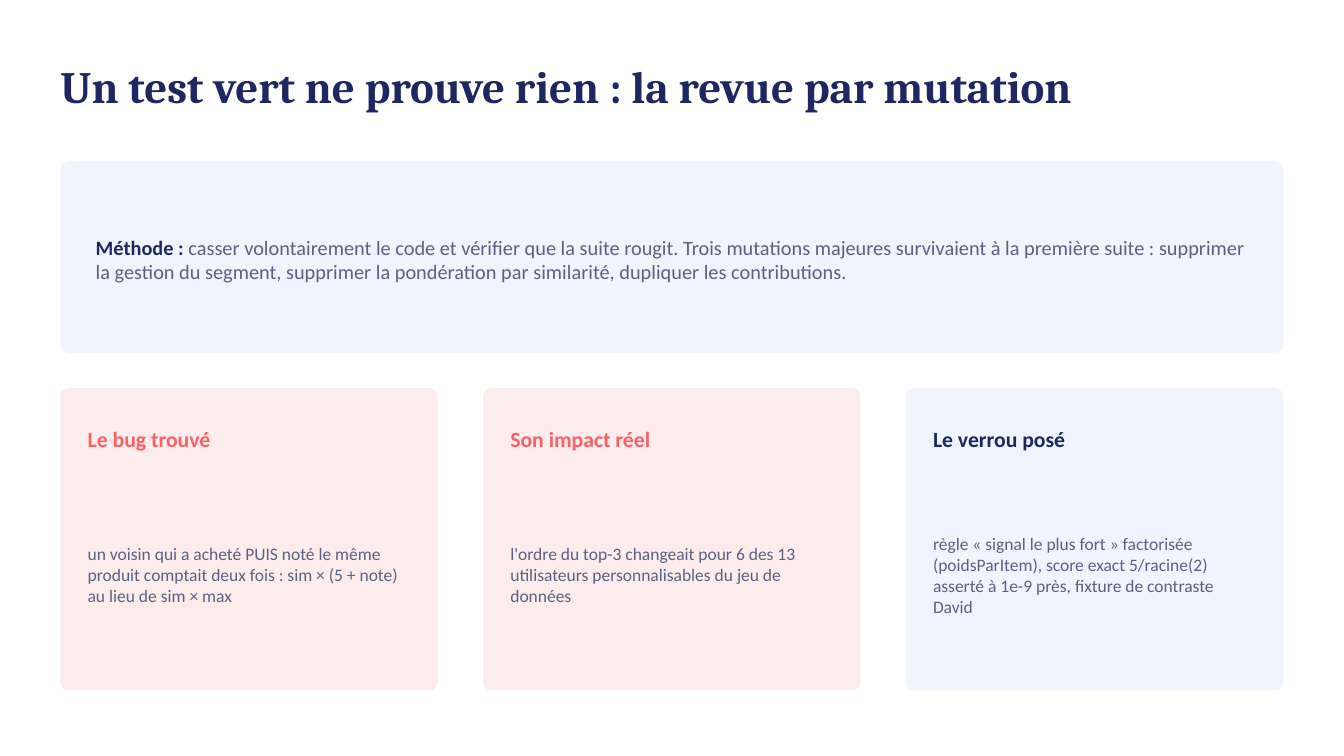
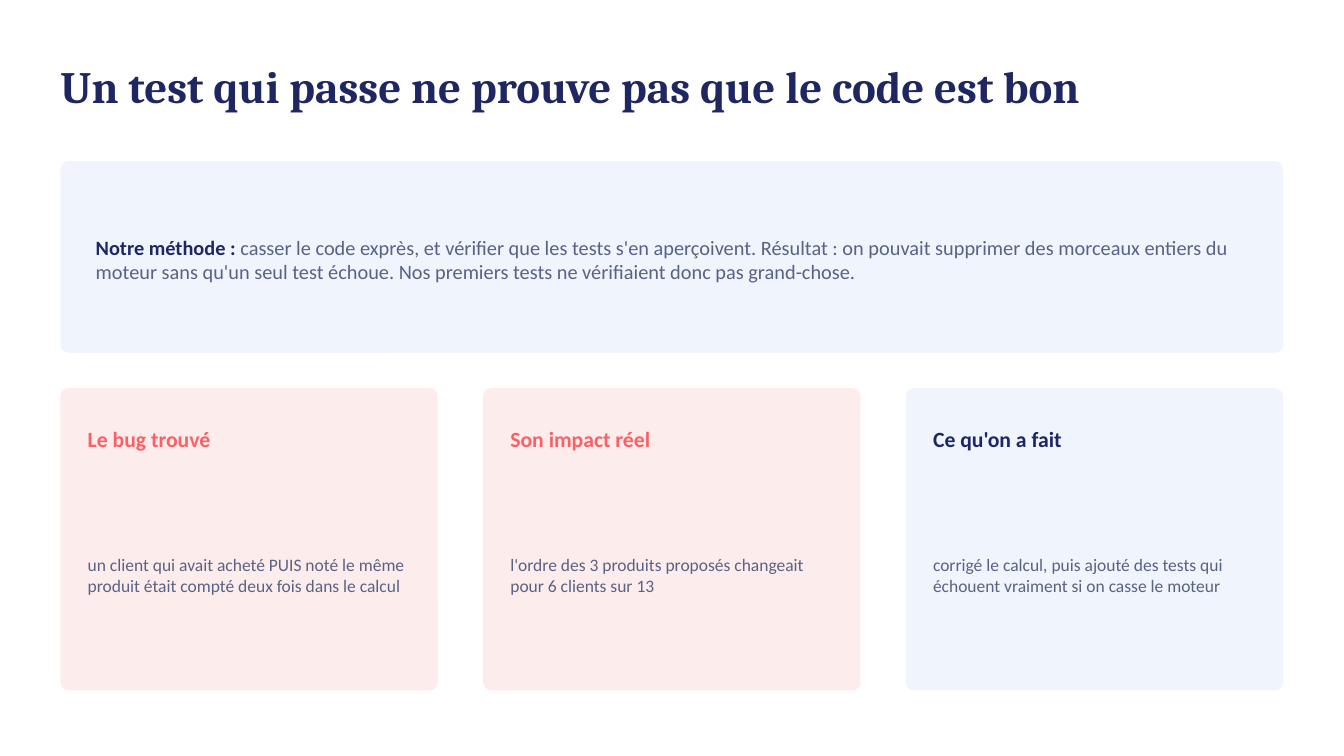
Before and after one commit to afthegamer/sujet2-moteur-recommandation, a slide deck: slide 9 of SOUTENANCE.pptx. Drawn at 1344x756 pixels with LibreOffice and Linux fonts; fonts in the diff are those of the drawing. Boxes give left, top, right and bottom in pixels: in the first picture for what was removed or moved away, otherwise in the second. Text is boxed around its words. In the diff, an @@ line names an element or a change of style, - is before the commit and + after.

```diff
--- a/SOUTENANCE.pptx
+++ b/SOUTENANCE.pptx
@@ text at [60,72,1079,113]: text changed @@
-Un test vert ne prouve rien : la revue par mutation
+Un test qui passe ne prouve pas que le code est bon
@@ text at [96,240,1227,283]: text changed @@
-Méthode : casser volontairement le code et vérifier que la suite rougit. Trois mutations majeures survivaient à la première suite : supprimer la gestion du segment, supprimer la pondération par similarité, dupliquer les contributions.
+Notre méthode : casser le code exprès, et vérifier que les tests s'en aperçoivent. Résultat : on pouvait supprimer des morceaux entiers du moteur sans qu'un seul test échoue. Nos premiers tests ne vérifiaient donc pas grand-chose.
@@ text at [933,432,1062,451]: text changed @@
-Le verrou posé
+Ce qu'on a fait
@@ text at [88,559,404,595]: text changed @@
-un voisin qui a acheté PUIS noté le même produit comptait deux fois : sim × (5 + note) au lieu de sim × max
+un client qui avait acheté PUIS noté le même produit était compté deux fois dans le calcul
@@ text at [510,559,803,595]: text changed @@
-l'ordre du top-3 changeait pour 6 des 13 utilisateurs personnalisables du jeu de données
+l'ordre des 3 produits proposés changeait pour 6 clients sur 13
@@ text at [933,559,1222,592]: text changed @@
-règle « signal le plus fort » factorisée (poidsParItem), score exact 5/racine(2) asserté à 1e-9 près, fixture de contraste David
+corrigé le calcul, puis ajouté des tests qui échouent vraiment si on casse le moteur
```
Also in this commit, not shown: 4 other slides changed.
